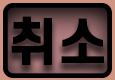
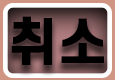
Before/after of a (115, 80) layered artwork. What changed in the layer stack:
painted on "모서리가 둥근 직사각형 1" over [3, 3, 112, 78]
